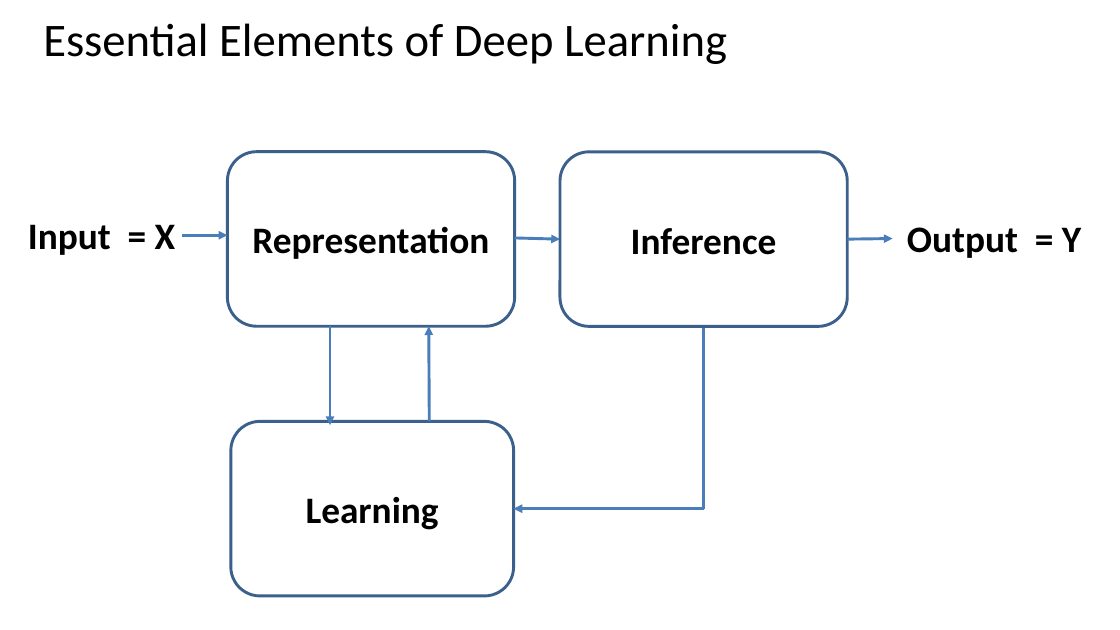
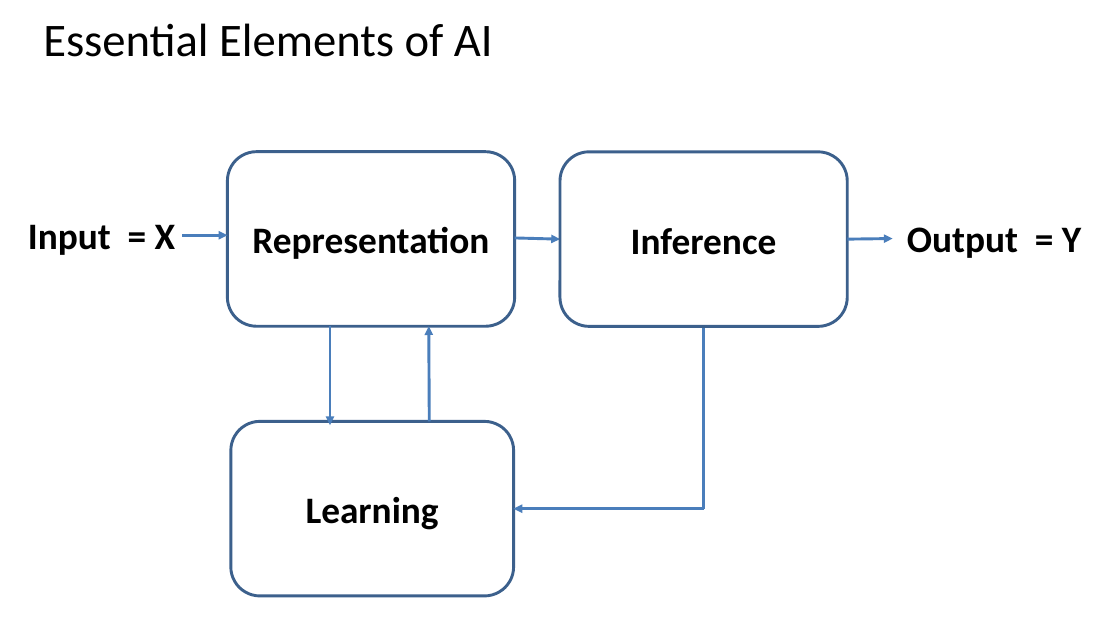
Before and after one commit to StephenElston/CSCI-E25, a slide deck: slide 4 of Slides/5_BuildingBlocksOfDeepLearning.pptx. Drawn at 1120x630 pixels with LibreOffice and Linux fonts; fonts in the diff are those of the drawing. Boxes give left, top, right and bottom in pixels: in the first picture for what was removed or moved away, otherwise in the second. Text is boxed around its words. In the diff, an @@ line names an element or a change of style, - is before the commit and + after.

Commit message:
Minor updates to slides

```diff
--- a/Slides/5_BuildingBlocksOfDeepLearning.pptx
+++ b/Slides/5_BuildingBlocksOfDeepLearning.pptx
@@ title at box(43, 23, 493, 57): text changed @@
-Essential Elements of Deep Learning
+Essential Elements of AI
```
